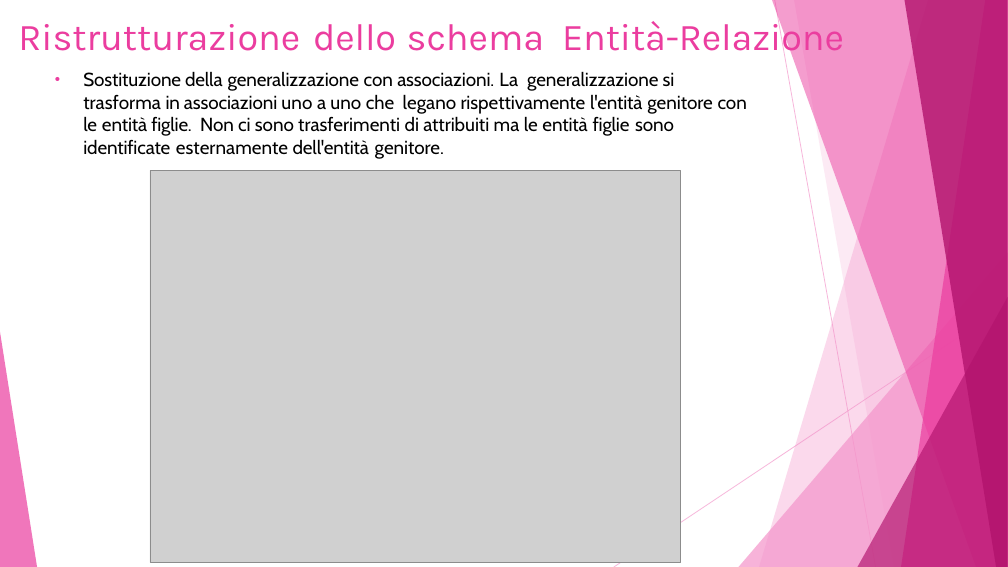
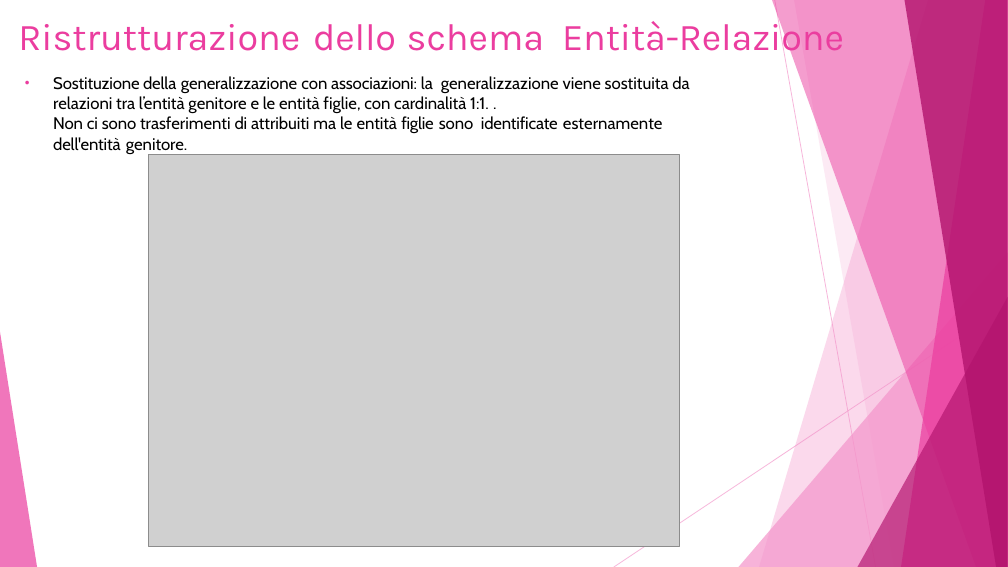
Before and after one commit to Damiana-Arangio/database-biblioteca, a slide deck: slide 8 of docs/presentazione.pptx (slide 10 before the commit). Drawn at 1008x567 pixels with LibreOffice and Linux fonts; fonts in the diff are those of the drawing; grey boxes stand for pictures. Boxes give left, top, right and bottom in pixels: in the first picture for what was removed or moved away, otherwise in the second. Text is boxed around its words. In the diff, an @@ line names an element or a change of style, - is before the commit and + after.

```diff
--- a/docs/presentazione.pptx
+++ b/docs/presentazione.pptx
@@ text at <box>53,76,689,154</box>: text changed; size 18 to 16 pt @@
-• Sostituzione della generalizzazione con associazioni. La generalizzazione si trasforma in associazioni uno a uno che legano rispettivamente l'entità genitore con le entità figlie. Non ci sono trasferimenti di attribuiti ma le entità figlie sono identificate esternamente dell'entità genitore.
+• Sostituzione della generalizzazione con associazioni: la generalizzazione viene sostituita da relazioni tra l’entità genitore e le entità figlie, con cardinalità 1:1. .
+  Non ci sono trasferimenti di attribuiti ma le entità figlie sono identificate esternamente dell'entità genitore.
@@ picture: place and size @@
-picture at <box>150,170,681,563</box>
+picture at <box>149,155,680,547</box>
```
Also in this commit, not shown: 9 other slides changed, 1 slide removed.
